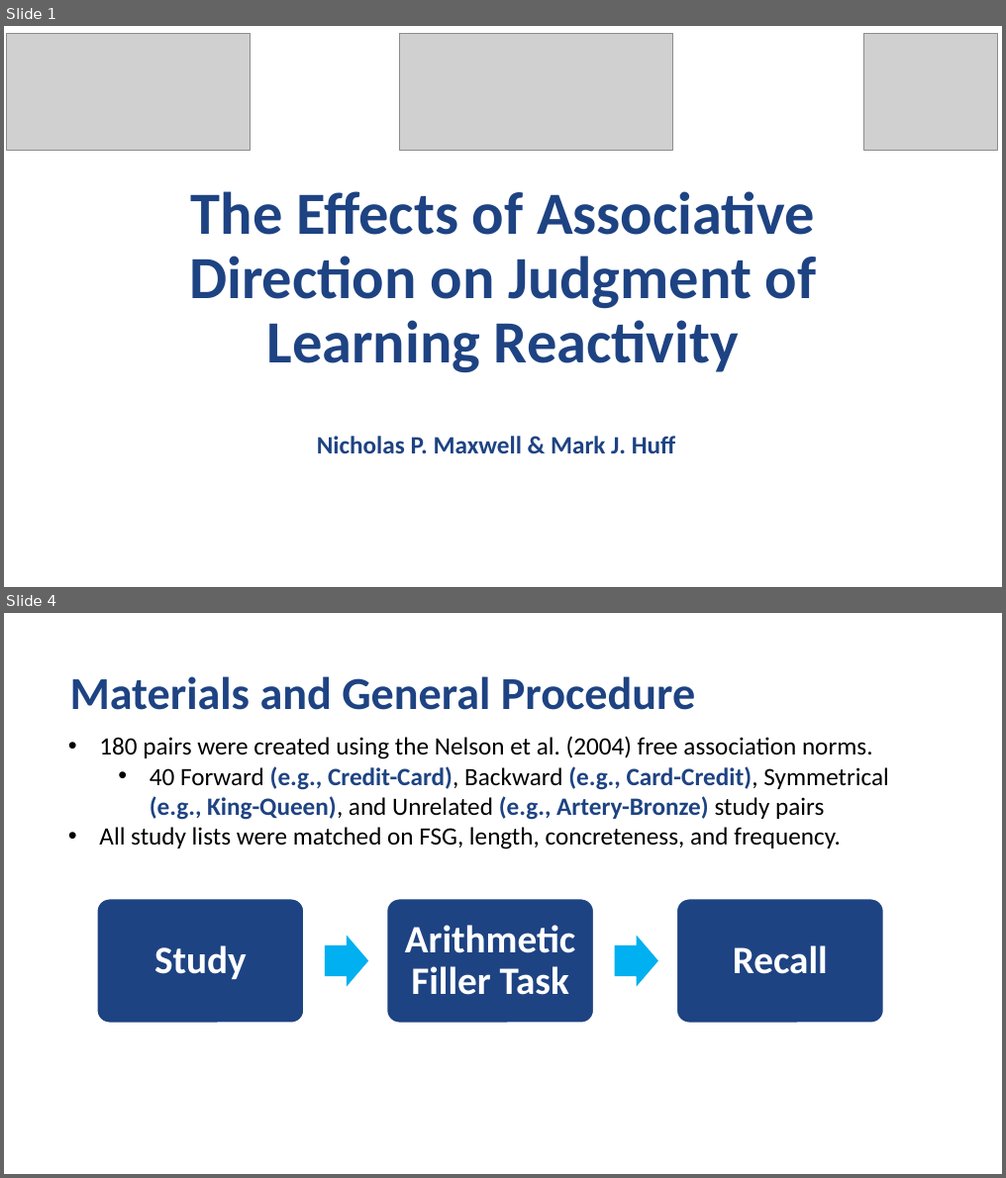
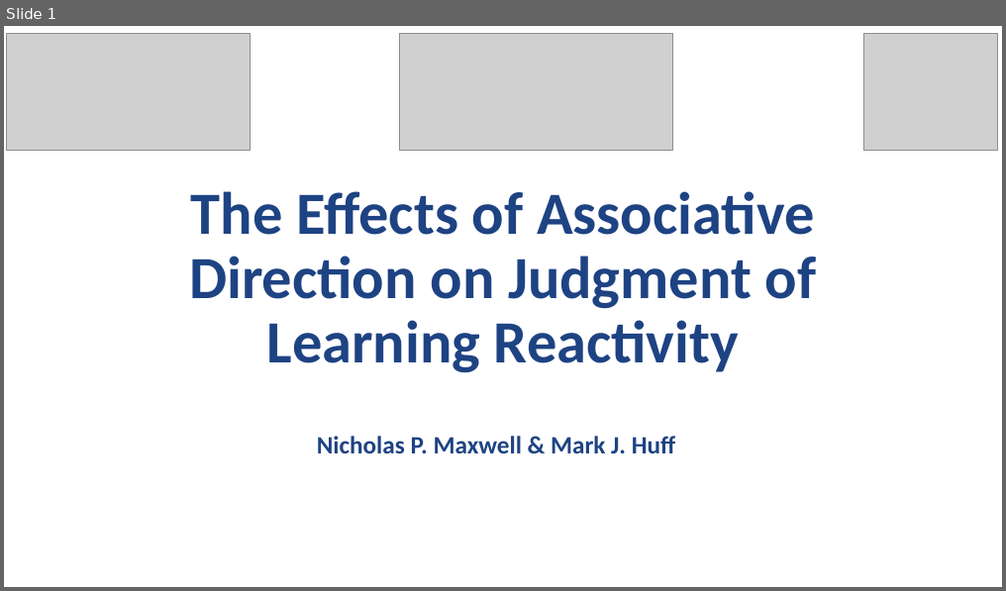
Before and after one commit to npm27/JOL-Reactivity-1, a slide deck: 6 Presentations/JOL Reactivity.pptx. Shown one above the other, each under a label of ours: slides 1 and 4 before the commit, slide 1 after it; the slides between them are not shown. The pictures are 1006x1178 and 1006x591 pixels, drawn with LibreOffice and Linux fonts; fonts in the diff are those of the drawing; grey boxes stand for pictures. Boxes give left, top, right and bottom in pixels: in the first picture for what was removed or moved away, otherwise in the second. Text is boxed around its words. In the diff, an @@ line names an element or a change of style, - is before the commit and + after.

```diff
--- a/6 Presentations/JOL Reactivity.pptx
+++ b/6 Presentations/JOL Reactivity.pptx
@@ slide 4 removed at (4, 613, 1002, 1174), background #FFFFFF @@
@@ title removed at (70, 676, 695, 710) @@
-Materials and General Procedure
@@ text removed at (99, 736, 889, 850) @@
-• 180 pairs were created using the Nelson et al. (2004) free association norms.
-  • 40 Forward (e.g., Credit-Card), Backward (e.g., Card-Credit), Symmetrical (e.g., King-Queen), and Unrelated (e.g., Artery-Bronze) study pairs
-• All study lists were matched on FSG, length, concreteness, and frequency.
@@ group removed at (97, 899, 883, 1023): 3 rounded rectangles, 3 texts, 2 right arrows @@
-Study
-Arithmetic Filler Task
-Recall
```
Also in this commit, not shown: 2 slides changed, 1 slide added.
